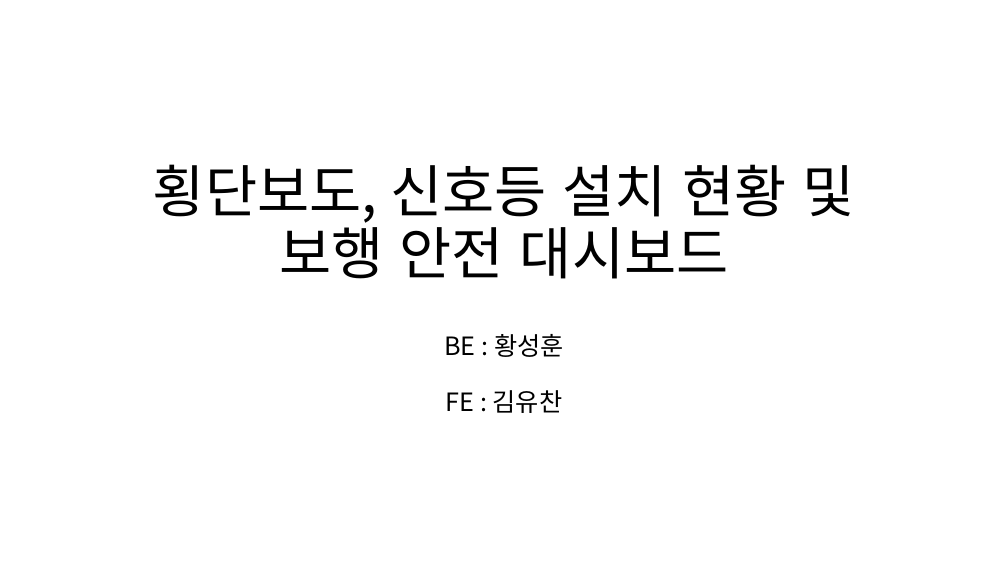
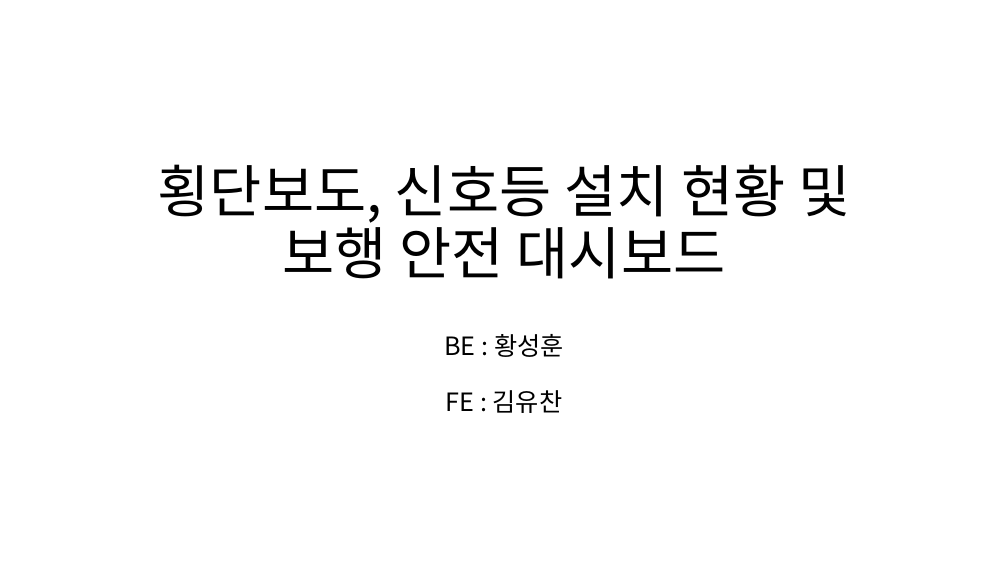
Before and after one commit to kimyuchan-1/MiniProject, a slide deck: slide 1 of 미니프로젝트계획서.pptx. Drawn at 1008x567 pixels with LibreOffice and Linux fonts; fonts in the diff are those of the drawing. Boxes give left, top, right and bottom in pixels: in the first picture for what was removed or moved away, otherwise in the second. Text is boxed around its words. In the diff, an @@ line names an element or a change of style, - is before the commit and + after.

```diff
--- a/미니프로젝트계획서.pptx
+++ b/미니프로젝트계획서.pptx
@@ title "횡단보도, 신호등 설치 현황 및 ..." rewrapped from [153, 164, 855, 279] to [158, 164, 850, 279] @@
```
Also in this commit, not shown: 9 other slides changed, 2 slides added, 7 other files.
